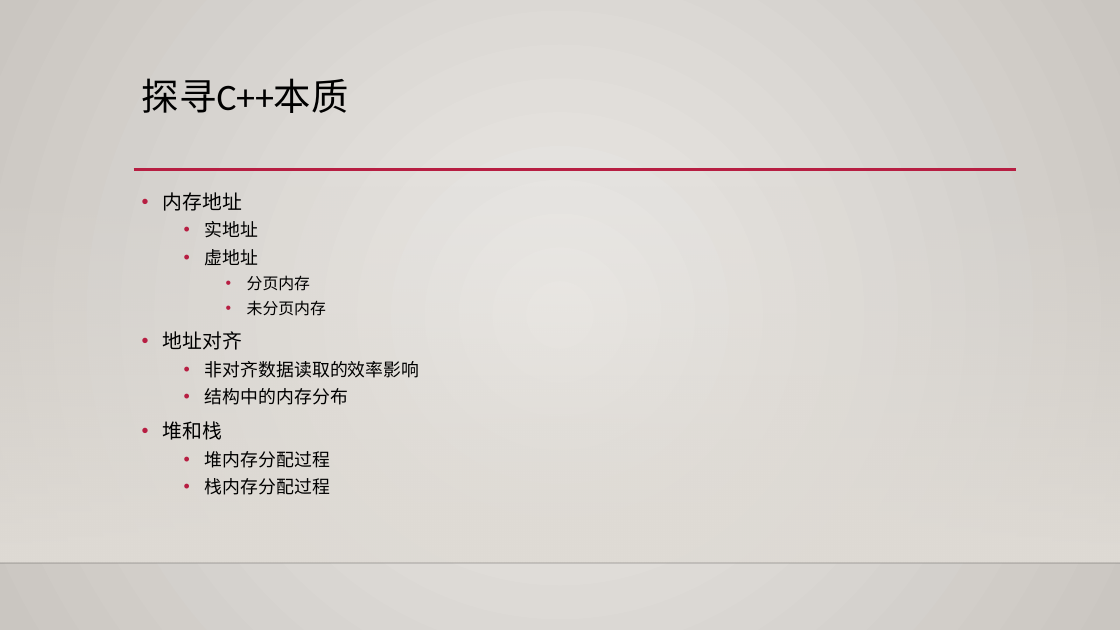
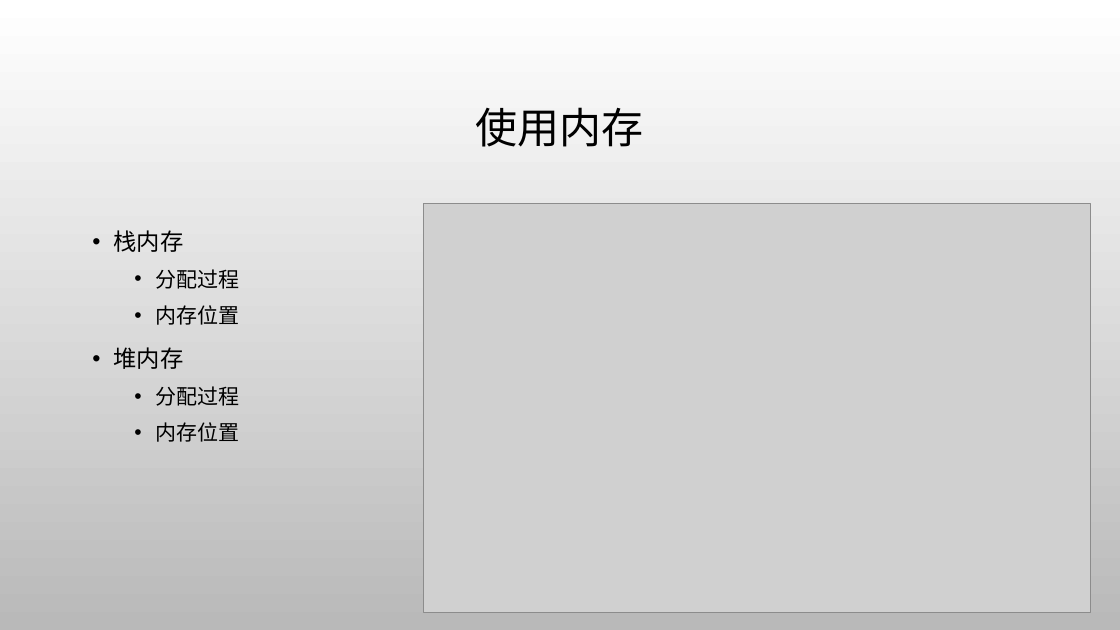
Before and after one commit to albertclass/Lessons, a slide deck: slide 17 of advance c++/courseware.pptx (slide 15 before the commit). Drawn at 1120x630 pixels with LibreOffice and Linux fonts; fonts in the diff are those of the drawing; grey boxes stand for pictures; background and template pictures are left out. Boxes give left, top, right and bottom in pixels: in the first picture for what was removed or moved away, otherwise in the second. Text is boxed around its words. In the diff, an @@ line names an element or a change of style, - is before the commit and + after.

```diff
--- a/advance c++/courseware.pptx
+++ b/advance c++/courseware.pptx
@@ background gradient #ECEAE7 to #CAC7C1 to picture (left out) @@
@@ title "使用内存" at bbox=[476, 107, 644, 147]: vertical alignment top to middle @@
@@ title at bbox=[476, 107, 644, 147]: text changed; size 32 to 36 pt @@
-探寻C++本质
+使用内存
@@ line removed from (134, 170) to (1017, 170) @@
@@ rectangle removed at bbox=[0, 186, 1120, 563] @@
@@ picture added at bbox=[423, 203, 1091, 613] @@
@@ text at bbox=[113, 230, 239, 442]: text changed; size 15.3 to 18 pt @@
-• 内存地址
-  • 实地址
-  • 虚地址
-    • 分页内存
-    • 未分页内存
-• 地址对齐
-  • 非对齐数据读取的效率影响
-  • 结构中的内存分布
-• 堆和栈
-  • 堆内存分配过程
-  • 栈内存分配过程
+• 栈内存
+  • 分配过程
+  • 内存位置
+• 堆内存
+  • 分配过程
+  • 内存位置
@@ line removed from (0, 563) to (1120, 563) @@
```
Also in this commit, not shown: 18 other slides changed, 4 slides added, 1 slide removed, 55 other files.
